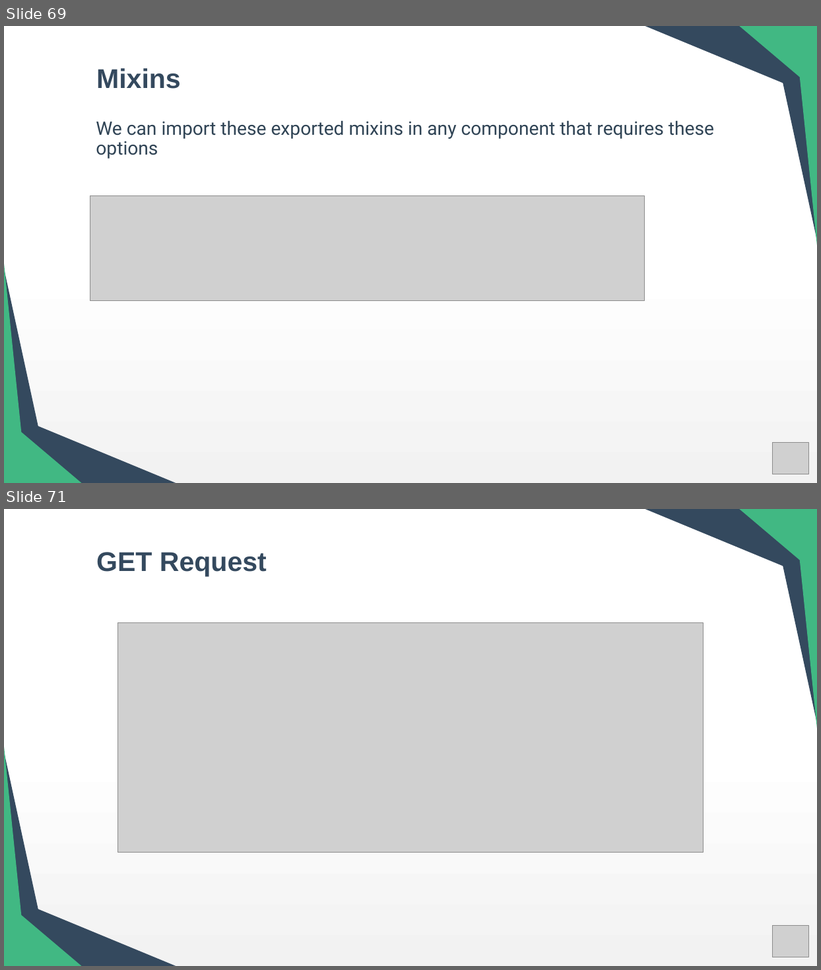
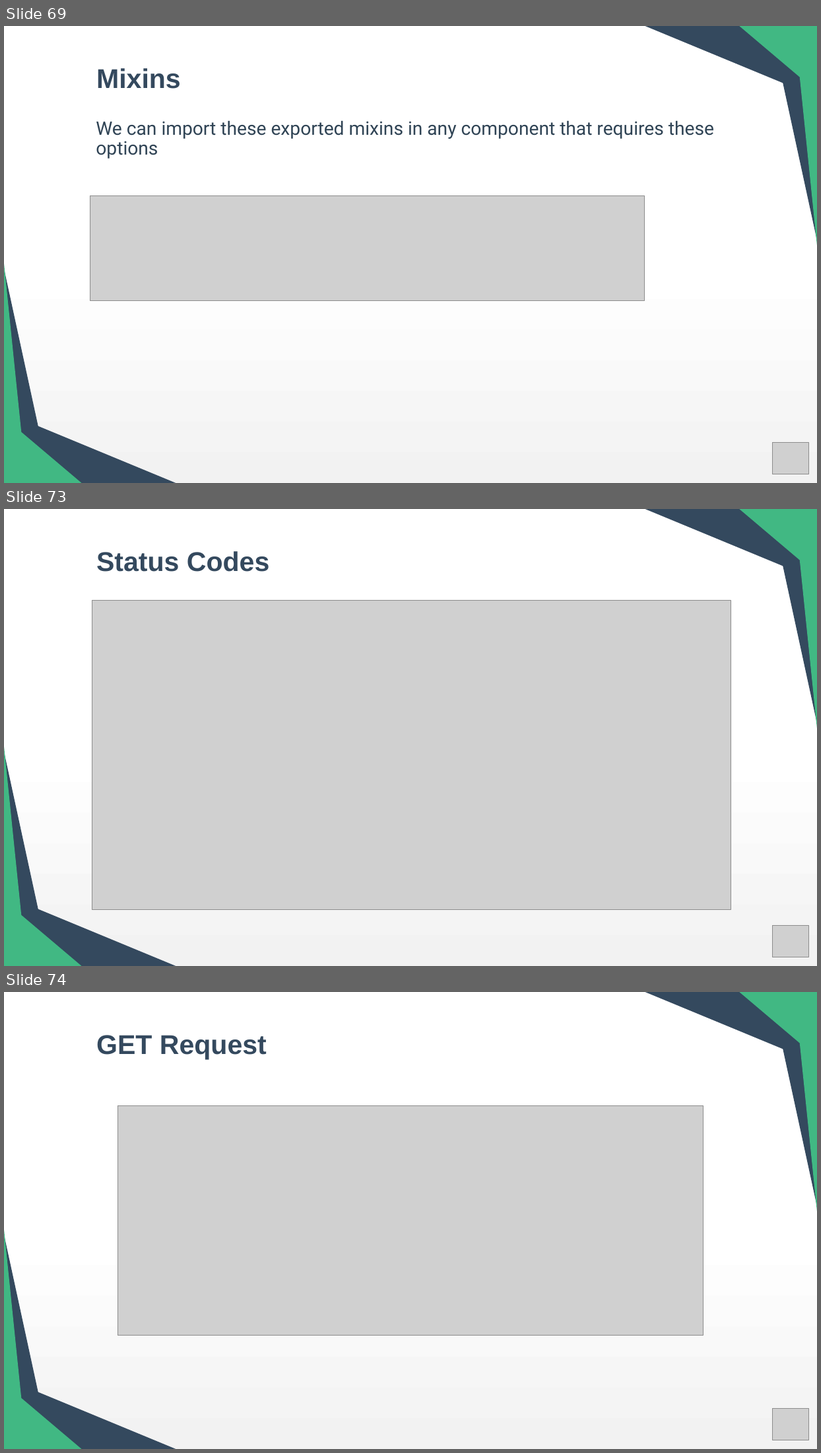
Before and after one commit to preetishhs/training-toshiba, a slide deck: Vue Overview.pptx. Shown one above the other, each under a label of ours: slides 69 and 71 before the commit, slides 69, 73 and 74 after it; the slides between them are not shown. The pictures are 821x970 and 821x1453 pixels, drawn with LibreOffice and Linux fonts; fonts in the diff are those of the drawing; grey boxes stand for pictures. Boxes give left, top, right and bottom in pixels: in the first picture for what was removed or moved away, otherwise in the second. Text is boxed around its words. In the diff, an @@ line names an element or a change of style, - is before the commit and + after.

```diff
--- a/Vue Overview.pptx
+++ b/Vue Overview.pptx
@@ slide 73 added at [4, 509, 817, 966], background gradient #FFFFFF to #F2F2F2 @@
@@ title added at [96, 551, 269, 572], 32 pt, text #34495E, bold @@
+Status Codes
@@ group added at [646, 509, 817, 729]: 4 right triangles @@
@@ picture added at [92, 600, 731, 910] @@
@@ right triangle added at [4, 752, 40, 916], fill #34495E @@
@@ right triangle added at [4, 747, 21, 916], fill #41B883 @@
@@ right triangle added at [4, 895, 176, 966], fill #34495E @@
@@ right triangle added at [4, 900, 81, 966], fill #41B883 @@
@@ picture added at [773, 925, 809, 957] @@
@@ what was slide 71 is now slide 74 @@
```
Also in this commit, not shown: 2 slides changed, 2 other slides added, 31 other files.
